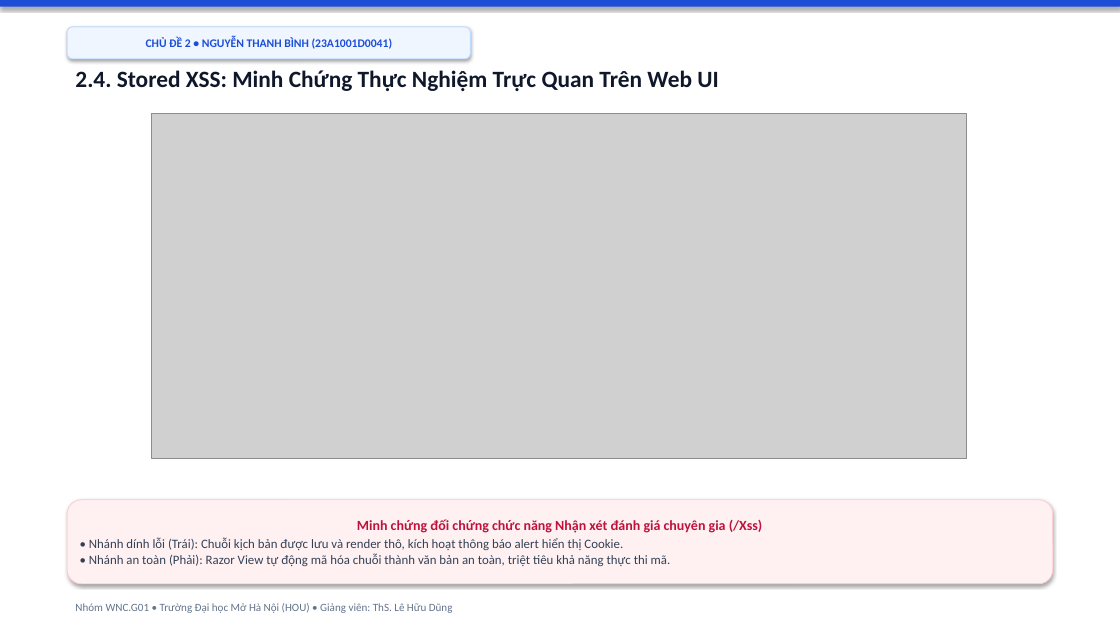
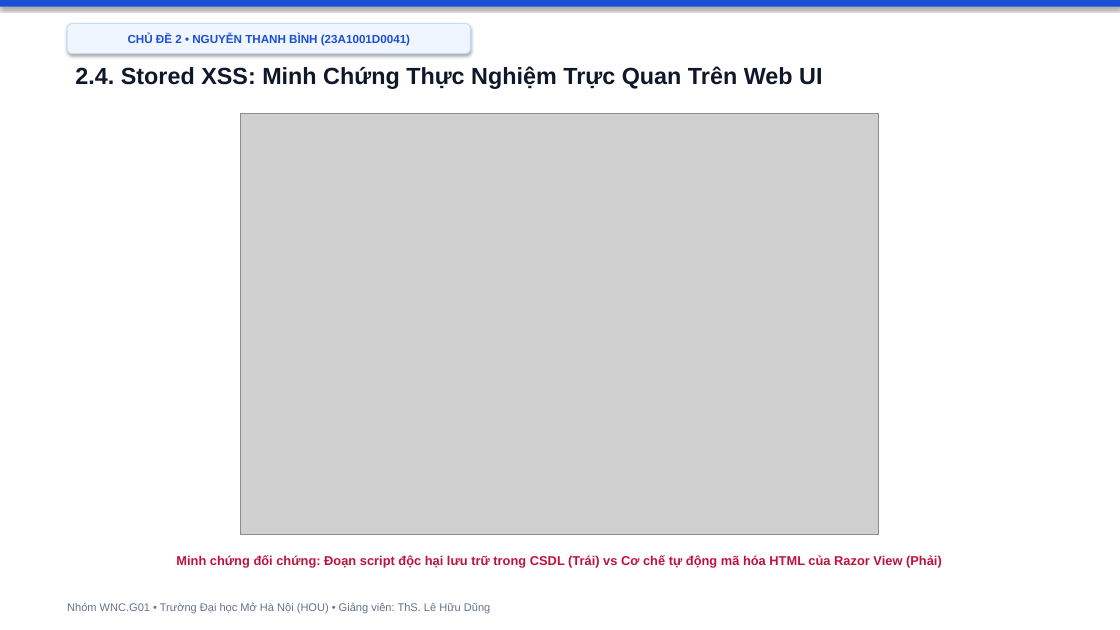
Before and after one commit to hocjsoo/OWASP_Demo, a slide deck: slide 11 of Slide_OWASP_Top3_Nhom_WNC_G01.pptx (slide 12 before the commit). Drawn at 1120x630 pixels with LibreOffice and Linux fonts; fonts in the diff are those of the drawing; grey boxes stand for pictures. Boxes give left, top, right and bottom in pixels: in the first picture for what was removed or moved away, otherwise in the second. Text is boxed around its words. In the diff, an @@ line names an element or a change of style, - is before the commit and + after.

Commit message:
feat: finalize academic 19-slide presentation deck with zero overlap and high-definition screenshots

```diff
--- a/Slide_OWASP_Top3_Nhom_WNC_G01.pptx
+++ b/Slide_OWASP_Top3_Nhom_WNC_G01.pptx
@@ font Calibri to Arial in 3 elements at (x1=75, y1=66, x2=822, y2=89), (x1=67, y1=603, x2=490, y2=614), (x1=67, y1=24, x2=471, y2=54) @@
@@ rounded rectangle "CHỦ ĐỀ 2 • NGUYỄN ..." moved from (x1=67, y1=27, x2=471, y2=59) to (x1=67, y1=24, x2=471, y2=54) @@
@@ picture resized from (x1=151, y1=113, x2=966, y2=458) to (x1=240, y1=113, x2=879, y2=534) @@
@@ text "Minh chứng đối chứng: Đoạn ..." moved from (x1=67, y1=500, x2=1053, y2=584) to (x1=176, y1=555, x2=942, y2=568) @@
@@ text "Minh chứng đối chứng: Đoạn ..." at (x1=176, y1=555, x2=942, y2=568): vertical alignment middle to top; fill #FFF1F2 to none; outline #FECDD3 0.75 pt to none; shadow off @@
@@ text at (x1=176, y1=555, x2=942, y2=568): text changed; font Calibri to Arial; text colour #334155 to #BE123C; bold on @@
-Minh chứng đối chứng chức năng Nhận xét đánh giá chuyên gia (/Xss)
-• Nhánh dính lỗi (Trái): Chuỗi kịch bản được lưu và render thô, kích hoạt thông báo alert hiển thị Cookie.
-• Nhánh an toàn (Phải): Razor View tự động mã hóa chuỗi thành văn bản an toàn, triệt tiêu khả năng thực thi mã.
+Minh chứng đối chứng: Đoạn script độc hại lưu trữ trong CSDL (Trái) vs Cơ chế tự động mã hóa HTML của Razor View (Phải)
```
Also in this commit, not shown: 17 other slides changed, 1 slide added, 4 slides removed, 34 other files.
